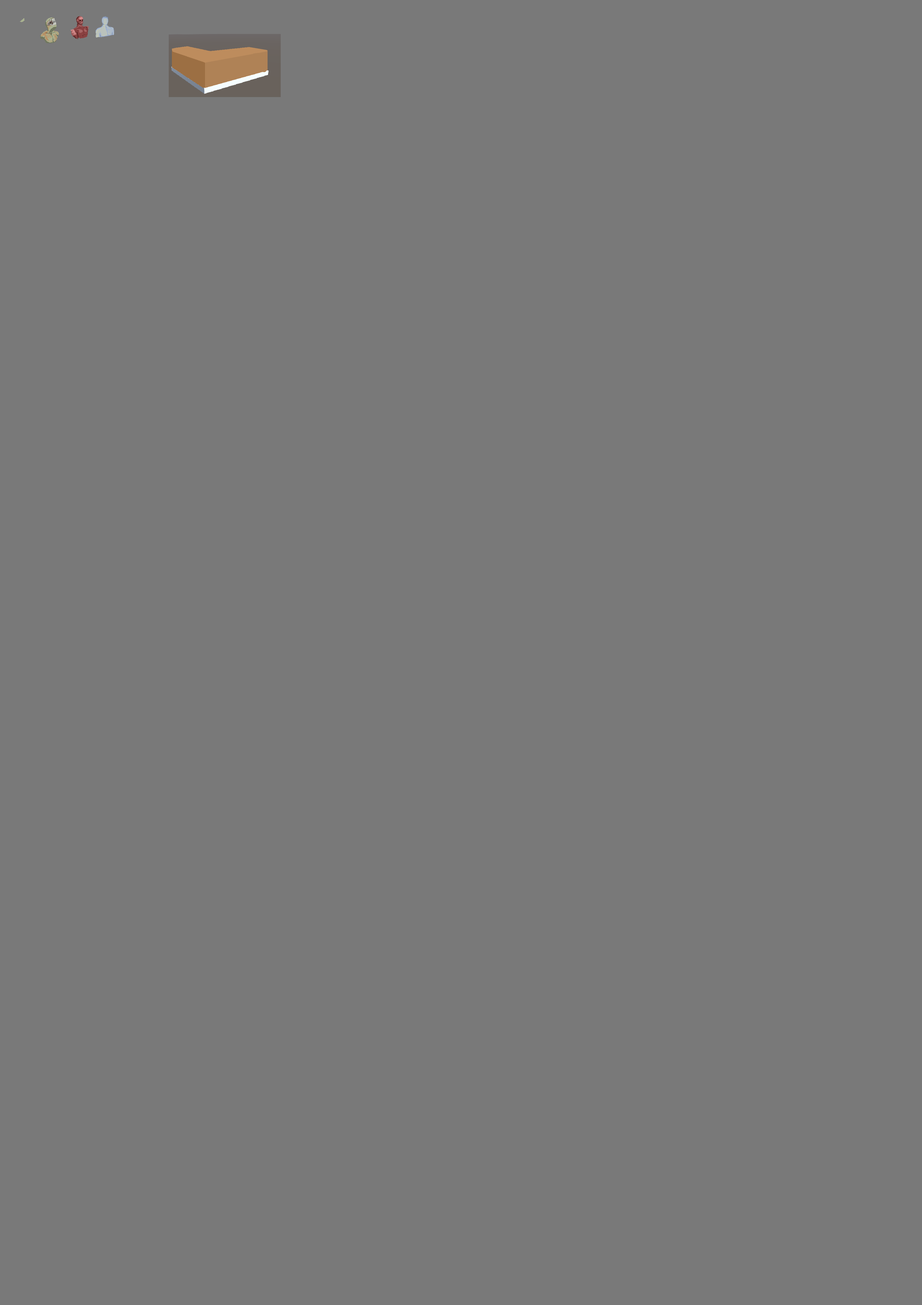
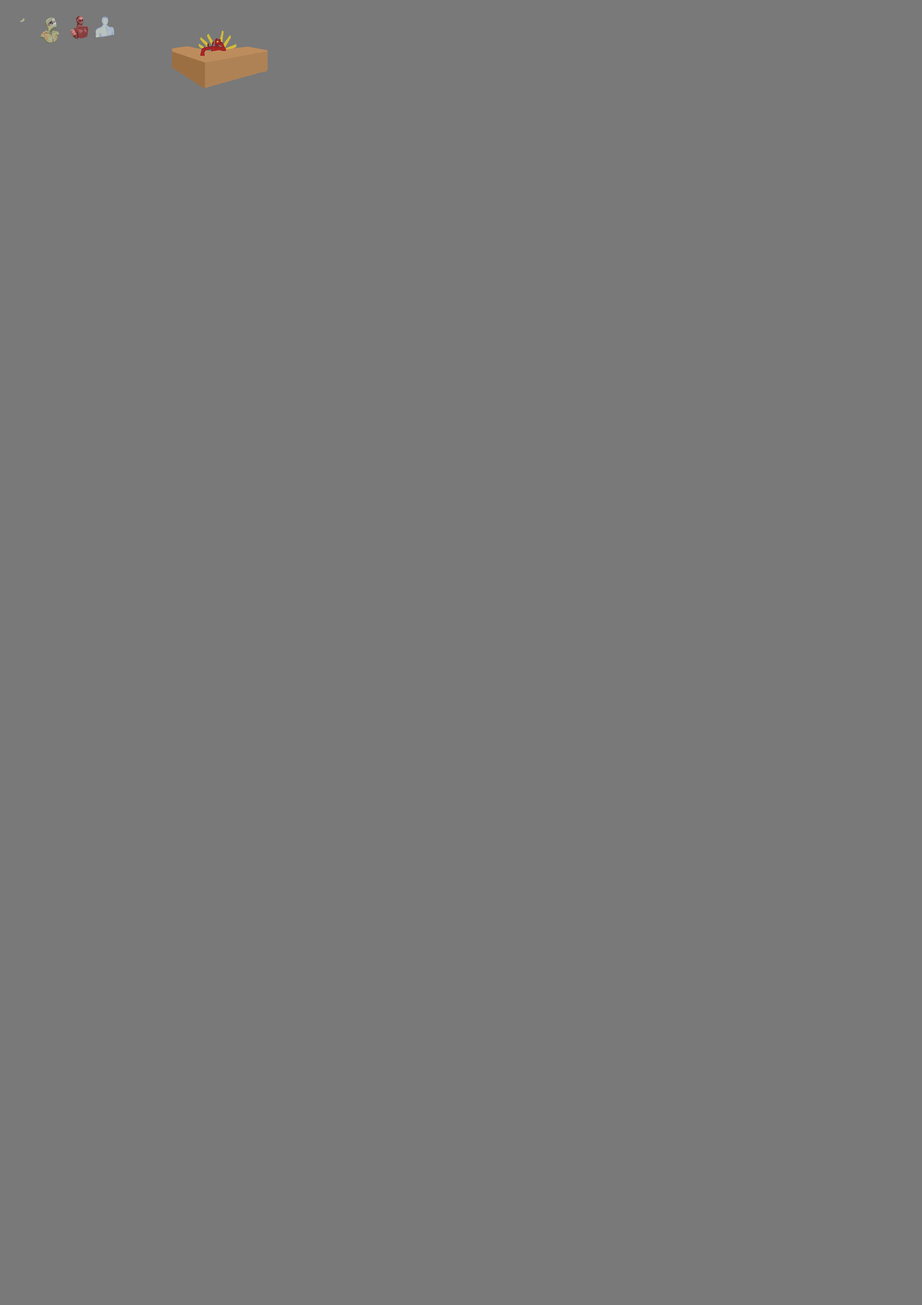
Two versions of the same layered image (922x1305). Layer-by-layer changes:
added group "V2" with 4 layers above "Calque 3" over <box>200,38,227,57</box>
added layer "Layer 26 copy 2" in group "V2" over <box>200,38,227,57</box>
added layer "Layer 26 copy" in group "V2" over <box>200,38,227,57</box>
added layer "wings" above "Bartender rough" over <box>198,30,268,53</box>
renamed "Calque 1" to "3D", hid it over <box>168,33,281,98</box>
